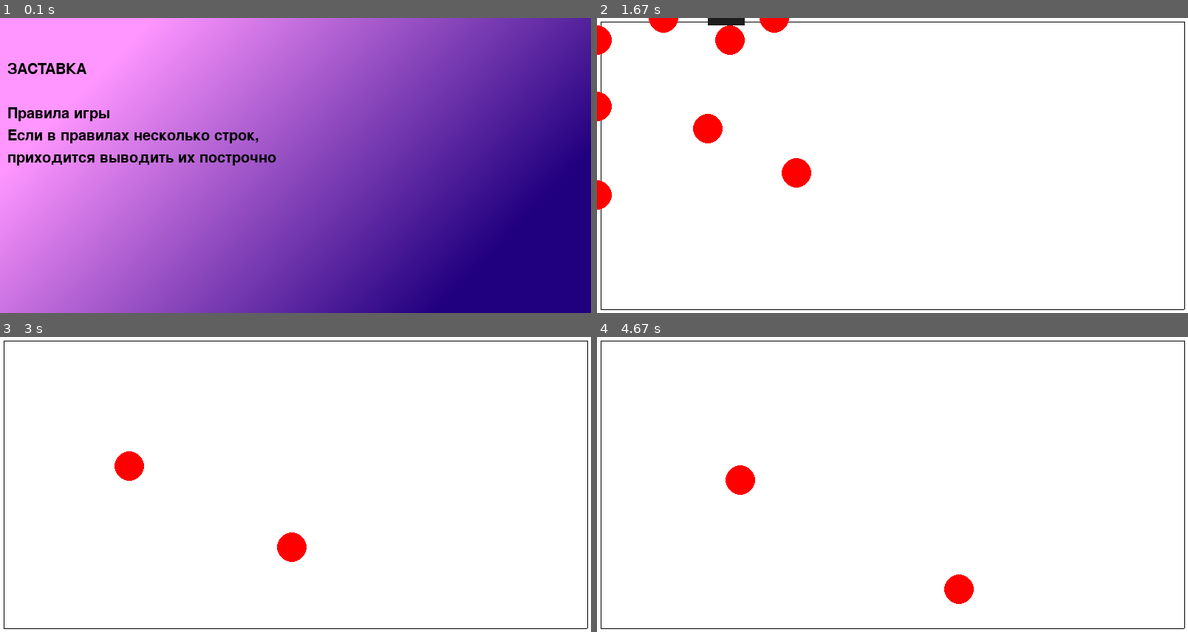
Above: before the commit, frames 1-4 (two rows, left to right).
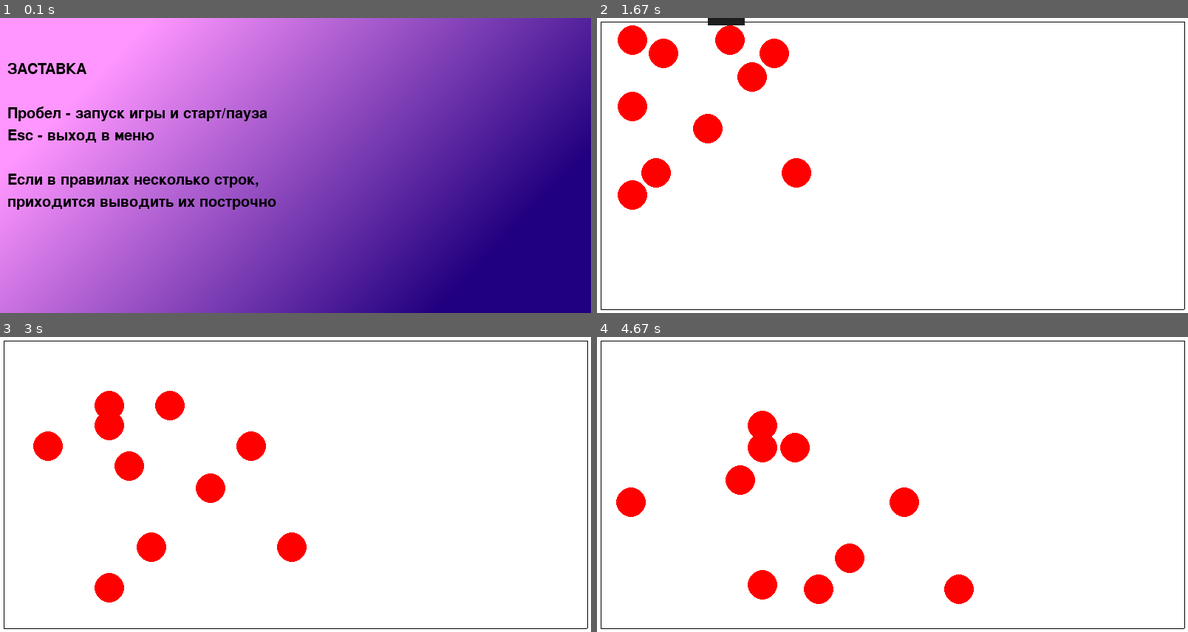
Above: after the commit, the same moments.

Repository: Lem-a-k/pygame2024
Game: pygame game, started from main.py
The game is run twice, just before and just after one commit, with the same random seed, the same clock (stepped at 60 frames per second) and the same inputs.
Inputs:
- Up to frame 1 (0.1 s): no input
- Up to frame 2 (1.67 s): tap Space at 0.33, 1.23, 1.57 s; hold Right 0.67-1.13 s; hold Up 1.17-1.47 s; hold Right from 1.5 s (still down)
- Up to frame 3 (3 s): tap Space at 1.87, 2.07, 2.37, 2.63, 2.97 s; release Right at 1.97 s
- Up to frame 4 (4.67 s): tap Space at 3.27, 3.4, 3.8, 4.1, 4.47 s

The runs differ from the first frame. In frame 1, 3.5% of the frame differs, in the area x 1-47%, y 30-65%; in frame 2, 3.7%, in the area x 0-33%, y 0-65%; in frame 3, 3.0%; in frame 4, 3.0%.

Commit message:
fix collide and hint in menu text

Diff:
--- a/main.py
+++ b/main.py
@@ -43,6 +43,10 @@
 
     def update(self):
         self.rect = self.rect.move(self.vx, self.vy)
+        if pygame.sprite.spritecollideany(self, horizontal_borders):
+            self.vy = -self.vy
+        if pygame.sprite.spritecollideany(self, vertical_borders):
+            self.vx = -self.vx
 
 
 class Border(pygame.sprite.Sprite):
@@ -150,7 +154,9 @@
             square.draw(screen)
         elif state == MENU:
             intro_text = ["ЗАСТАВКА", "",
-                          "Правила игры",
+                          "Пробел - запуск игры и старт/пауза",
+                          "Esc - выход в меню",
+                          "",
                           "Если в правилах несколько строк,",
                           "приходится выводить их построчно"]
 
